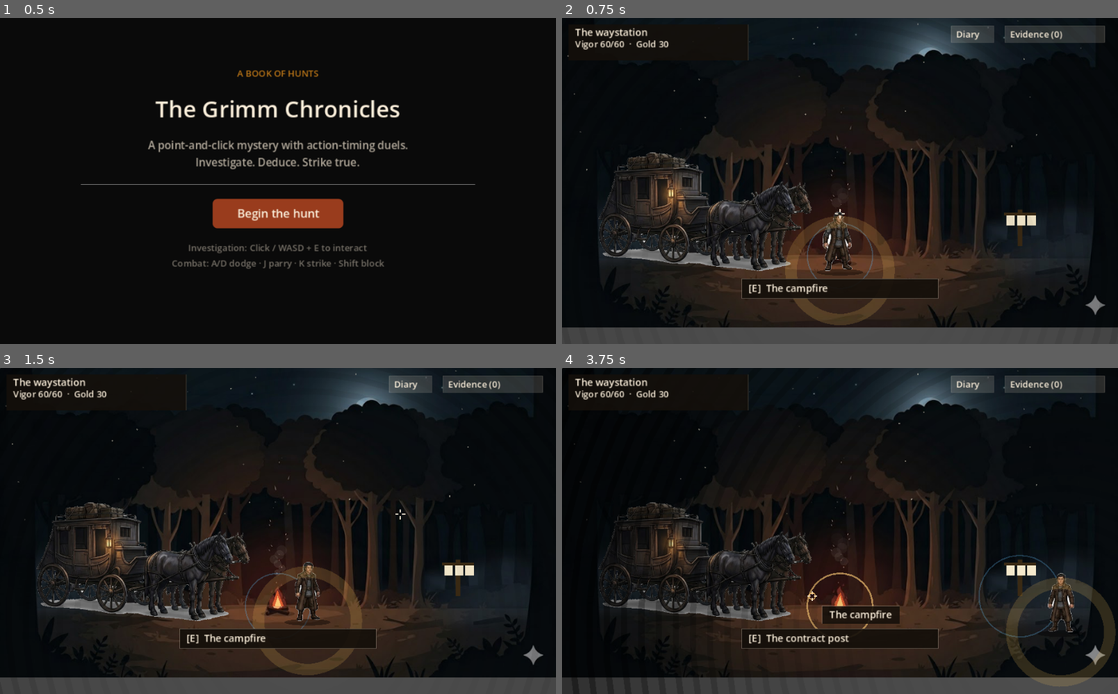
Above: before the commit, frames 1-4 (two rows, left to right).
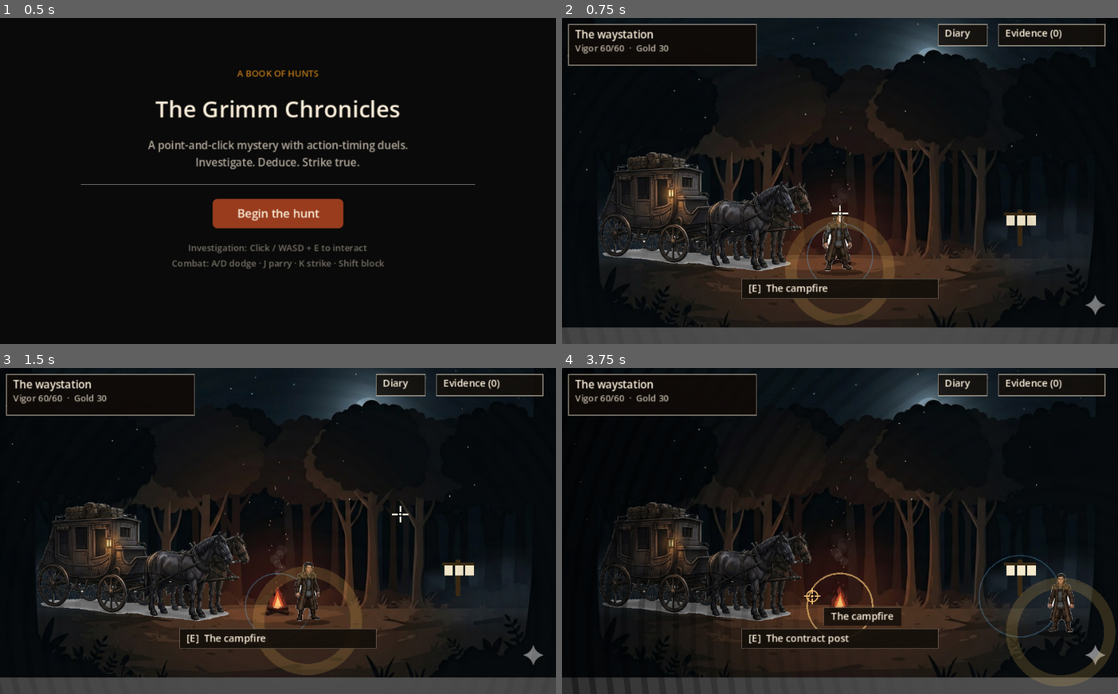
Above: after the commit, the same moments.

Repository: spolentarutti44/grimm
Game: Godot game, scene res://scenes/TitleScreen.tscn
Two runs of this game, one before a commit and one after it. Both use one fixed random seed, a clock stepped at 60 frames per second and the inputs below.
Inputs (mouse positions are in pixels of both pictures, inside the frame that each line leads up to):
- Up to frame 1 (0.5 s): no input
- Up to frame 2 (0.75 s): click "Begin the hunt" at 0.5 s
- Up to frame 3 (1.5 s): tap Enter at 1.25 s; move the mouse to (400, 514) at 1.27 s; hold D from 1.28 s (still down); tap J at 1.35 s; click (400, 514) at 1.42 s
- Up to frame 4 (3.75 s): move the mouse to (728, 547) at 2.02 s; release D at 2.03 s; hold S 2.03-2.78 s; tap K at 2.1 s; move the mouse to (895, 459) at 2.77 s; hold D 2.78-3.53 s; tap Shift at 2.85 s; move the mouse to (812, 596) at 3.52 s; hold W from 3.53 s (still down); tap E at 3.6 s; click (812, 596) at 3.67 s

Frame 1 is identical in both runs. In frame 2, 2.8% of the frame differs, in the area x 1-98%, y 1-63%; in frame 3, 2.8%; in frame 4, 3.3%, in the area x 1-98%, y 1-80%.

Commit message:
Improve cursor and HUD visibility
- Cursor: larger crosshair (10px arms), 2px width, drop shadow, center dot,
  gold on hover with pulsing ring instead of static tiny arc
- HUD buttons: solid dark fill (82% opacity), 55% border, 26px height, 12px text
- Scene info card: darker fill (92%), crisper 50% border
- Accuse button: 75% red fill so it reads as urgent

Co-Authored-By: Claude Sonnet 4.6 <noreply@anthropic.com>

Diff:
--- a/GrimmQuest/GrimmChronicles/scenes/InvestigationScene.gd
+++ b/GrimmQuest/GrimmChronicles/scenes/InvestigationScene.gd
@@ -1171,15 +1171,24 @@
 # ── cursor ────────────────────────────────────────────────────────────────────
 func _draw_cursor() -> void:
 	var cx := _mouse.x; var cy := _mouse.y
-	draw_line(Vector2(cx-6,cy), Vector2(cx-2,cy), C_CREAM, 1.2)
-	draw_line(Vector2(cx+2,cy), Vector2(cx+6,cy), C_CREAM, 1.2)
-	draw_line(Vector2(cx,cy-6), Vector2(cx,cy-2), C_CREAM, 1.2)
-	draw_line(Vector2(cx,cy+2), Vector2(cx,cy+6), C_CREAM, 1.2)
+	var col := C_GLOW if _hover_hs else C_CREAM
+	# Shadow for contrast on any background
+	draw_line(Vector2(cx-10,cy+1), Vector2(cx-3,cy+1), Color(0,0,0,0.5), 2.5)
+	draw_line(Vector2(cx+3, cy+1), Vector2(cx+10,cy+1), Color(0,0,0,0.5), 2.5)
+	draw_line(Vector2(cx+1,cy-10), Vector2(cx+1,cy-3), Color(0,0,0,0.5), 2.5)
+	draw_line(Vector2(cx+1,cy+3), Vector2(cx+1,cy+10), Color(0,0,0,0.5), 2.5)
+	# Main crosshair
+	draw_line(Vector2(cx-10,cy), Vector2(cx-3,cy), col, 2.0)
+	draw_line(Vector2(cx+3, cy), Vector2(cx+10,cy), col, 2.0)
+	draw_line(Vector2(cx,cy-10), Vector2(cx,cy-3), col, 2.0)
+	draw_line(Vector2(cx,cy+3), Vector2(cx,cy+10), col, 2.0)
+	draw_circle(Vector2(cx,cy), 1.5, col)
 	if _hover_hs:
-		draw_arc(Vector2(cx,cy), 4, 0, TAU, 12, C_GLOW, 1)
+		var pulse := 7.0 + sin(_elapsed * TAU / 0.7) * 1.5
+		draw_arc(Vector2(cx,cy), pulse, 0, TAU, 24, Color(C_GLOW,0.85), 1.5)
 		# Tooltip above cursor
 		var lbl: String = _hover_hs["name"]
-		_draw_tooltip(Vector2(cx+12, cy+12), lbl)
+		_draw_tooltip(Vector2(cx+14, cy+14), lbl)
 
 # ── HUD ───────────────────────────────────────────────────────────────────────
 func _draw_hud() -> void:
@@ -1188,10 +1197,10 @@
 
 	# ── left card: scene + stats
 	var scene_name: String = Data.SCENES[GameState.scene]["name"]
-	_draw_card(Rect2(8,8,220,44))
-	draw_string(_font, Vector2(16,22), scene_name, HORIZONTAL_ALIGNMENT_LEFT,-1,12,C_CREAM)
+	_draw_card(Rect2(8,8,230,50))
+	draw_string(_font, Vector2(16,25), scene_name, HORIZONTAL_ALIGNMENT_LEFT,-1,13,C_CREAM)
 	var stats := "Vigor %d/%d  ·  Gold %d" % [pl["hp"], pl["max_hp"], pl["gold"]]
-	draw_string(_font, Vector2(16,36), stats, HORIZONTAL_ALIGNMENT_LEFT,-1,11,C_CREAM)
+	draw_string(_font, Vector2(16,41), stats, HORIZONTAL_ALIGNMENT_LEFT,-1,11,Color(C_CREAM,0.75))
 
 	# ── right card: buttons
 	var bx := W - 8.0
@@ -1199,16 +1208,16 @@
 	var _contract: String = pl.get("contract", "")
 	var _min: int = Data.HUNTS[_contract].get("min_clues", 4) if _contract != "" else 4
 	if _contract != "" and pl["evidence"].size() >= _min:
-		var rect := Rect2(bx-90, 10, 82, 20)
-		bx -= 96
-		_draw_hud_btn(rect, "Accuse", Color(C_BLOOD.r,C_BLOOD.g,C_BLOOD.b,0.35))
+		var rect := Rect2(bx-96, 8, 88, 26)
+		bx -= 102
+		_draw_hud_btn(rect, "Accuse", Color(C_BLOOD.r,C_BLOOD.g,C_BLOOD.b,0.75))
 		_hud_btns.append({"rect": rect, "action": _show_accusation})
 
-	var rect_ev := Rect2(bx-130,10,122,20); bx -= 136
+	var rect_ev := Rect2(bx-138,8,130,26); bx -= 144
 	_draw_hud_btn(rect_ev, "Evidence (%d)" % pl["evidence"].size())
 	_hud_btns.append({"rect": rect_ev, "action": _show_evidence_list})
 
-	var rect_di := Rect2(bx-60,10,52,20)
+	var rect_di := Rect2(bx-68,8,60,26)
 	_draw_hud_btn(rect_di, "Diary")
 	_hud_btns.append({"rect": rect_di, "action": _show_diary})
 
@@ -1222,14 +1231,14 @@
 		draw_string(_font, Vector2(px+8,py+16), label, HORIZONTAL_ALIGNMENT_LEFT,-1,12,C_CREAM)
 
 func _draw_card(r: Rect2) -> void:
-	draw_rect(r, Color(0.08,0.06,0.04,0.85))
-	draw_rect(r, Color(0.98,0.93,0.85,0.2), false, 0.5)
-
-func _draw_hud_btn(r: Rect2, label: String, bg_col := Color(0.98,0.93,0.85,0.15)) -> void:
+	draw_rect(r, Color(0.06,0.04,0.03,0.92))
+	draw_rect(r, Color(0.98,0.93,0.85,0.5), false, 1.0)
+
+func _draw_hud_btn(r: Rect2, label: String, bg_col := Color(0.08,0.06,0.04,0.82)) -> void:
 	draw_rect(r, bg_col)
-	draw_rect(r, Color(0.98,0.93,0.85,0.2), false, 0.5)
-	draw_string(_font, Vector2(r.position.x+6, r.position.y+14), label,
-		HORIZONTAL_ALIGNMENT_LEFT,-1,11,C_CREAM)
+	draw_rect(r, Color(0.98,0.93,0.85,0.55), false, 1.0)
+	draw_string(_font, Vector2(r.position.x+8, r.position.y+15), label,
+		HORIZONTAL_ALIGNMENT_LEFT,-1,12,C_CREAM)
 
 # ── exits ─────────────────────────────────────────────────────────────────────
 func _draw_exits() -> void:
